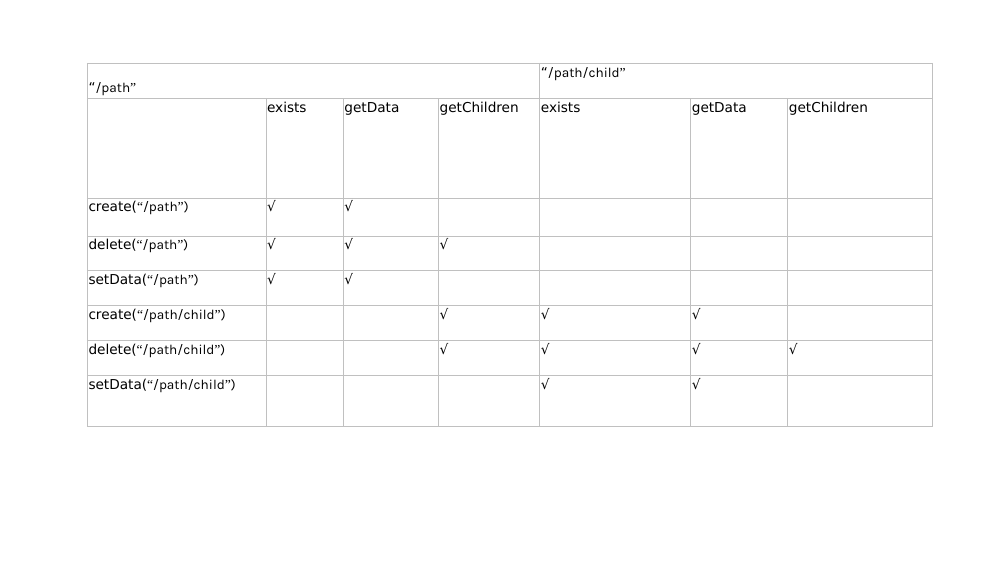
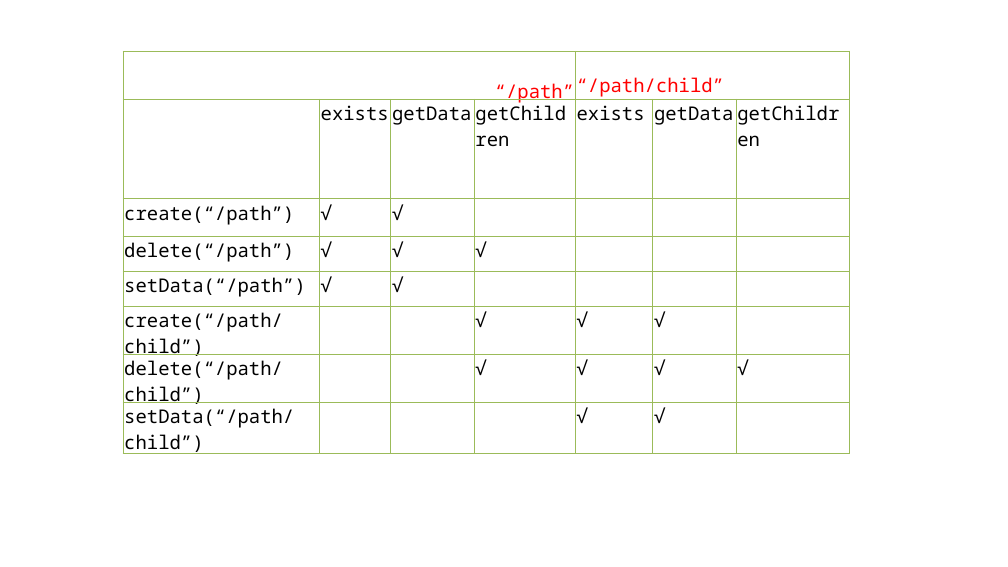
Before and after one commit to happyfucheng/JavaStudy, a slide deck: slide 11 of doc/zookeeper/zookeeper.pptx (slide 8 before the commit). Drawn at 1008x567 pixels with LibreOffice and Linux fonts; fonts in the diff are those of the drawing; background and template pictures are left out. Boxes give left, top, right and bottom in pixels: in the first picture for what was removed or moved away, otherwise in the second. Text is boxed around its words. In the diff, an @@ line names an element or a change of style, - is before the commit and + after.

```diff
--- a/doc/zookeeper/zookeeper.pptx
+++ b/doc/zookeeper/zookeeper.pptx
@@ table at [123, 51, 849, 458] @@
@@ fill #FFFFFF to none in 30 cells @@
@@ size 13 to 18 pt @@
@@ font DejaVu Sans to Noto Sans Mono in "“/path”", "“/path/child”", "exists", "getData" and 26 more places @@
@@ font Karla to Noto Sans Mono, font Times New Roman to Noto Sans Mono in "“/path”", "“/path/child”", "create(“/path”)", "delete(“/path”)" and 4 more places @@
@@ text colour #000000 to #FF0000 in "“/path”", "“/path/child”" @@
@@ alignment left to right @@
@@ borders changed @@
@@ table: place and size @@
-table at [87, 64, 932, 426]
+table at [123, 51, 849, 458]
```
Also in this commit, not shown: 5 other slides changed, 6 slides added, 3 slides removed, 46 other files.
